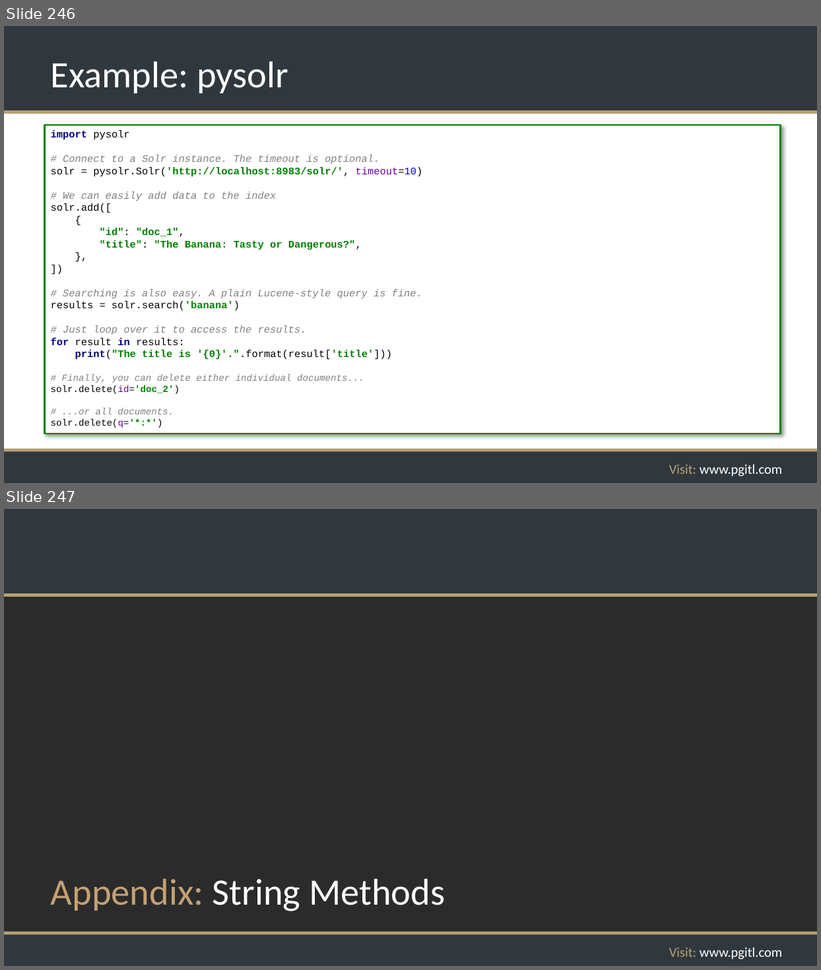
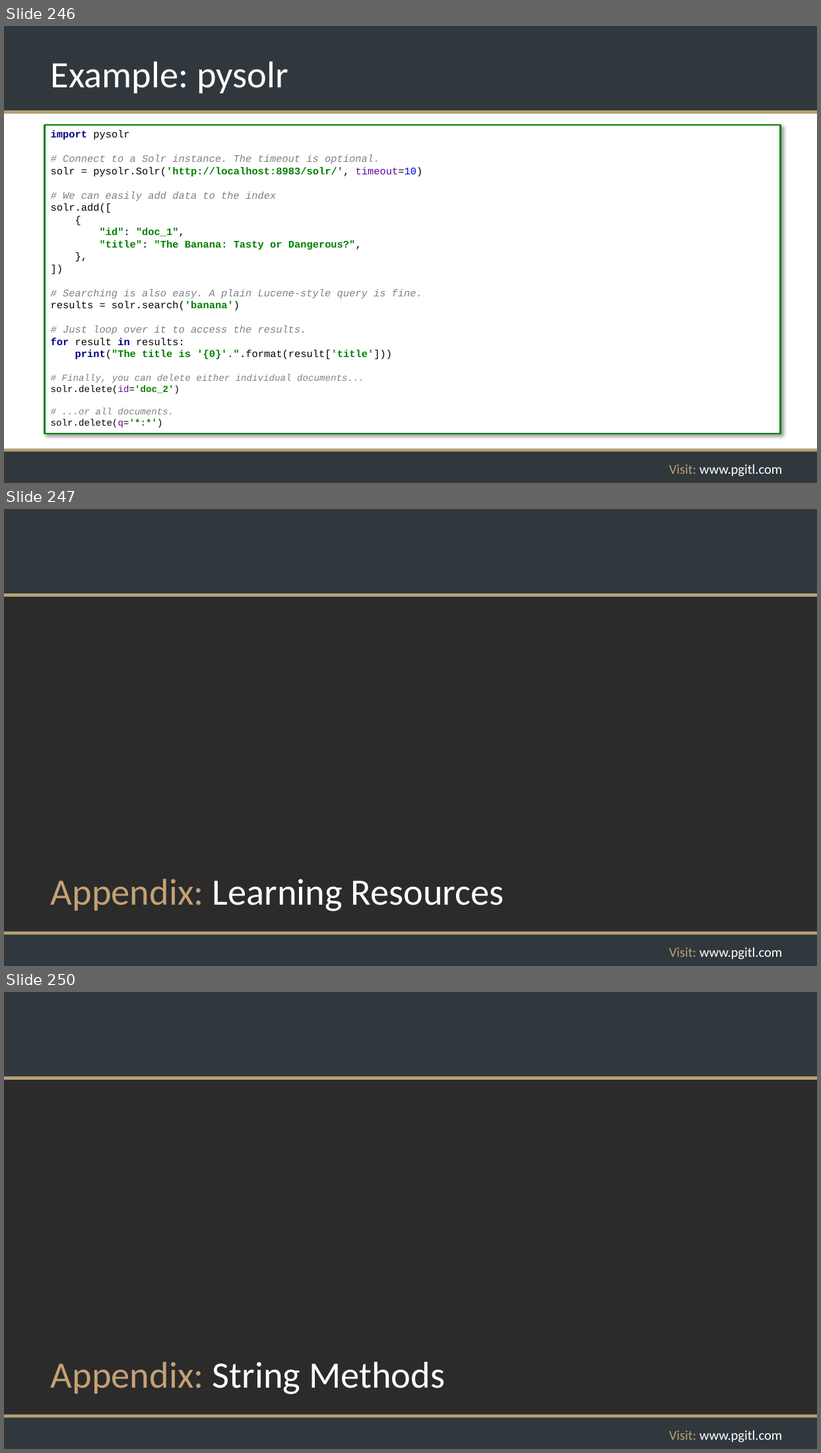
Before and after one commit to rikkouri/project-a, a slide deck: Programming Foundations.pptx. Shown one above the other, each under a label of ours: slides 246 and 247 before the commit, slides 246, 247 and 250 after it; the slides between them are not shown. The pictures are 821x970 and 821x1453 pixels, drawn with LibreOffice and Linux fonts; fonts in the diff are those of the drawing; background and template pictures are left out; a plain dark background stands for a picture behind light text. Boxes give left, top, right and bottom in pixels: in the first picture for what was removed or moved away, otherwise in the second. Text is boxed around its words. In the diff, an @@ line names an element or a change of style, - is before the commit and + after.

Commit message:
Learning Resources

```diff
--- a/Programming Foundations.pptx
+++ b/Programming Foundations.pptx
@@ slide 247 added at [4, 509, 817, 966], background picture (left out); not listed: 5 template elements that a slide beside it also shows @@
@@ title added at [51, 879, 504, 912], 44 pt, text #FFFFFF @@
+Appendix: Learning Resources
@@ what was slide 247 is now slide 250 @@
```
Also in this commit, not shown: 2 other slides added.
